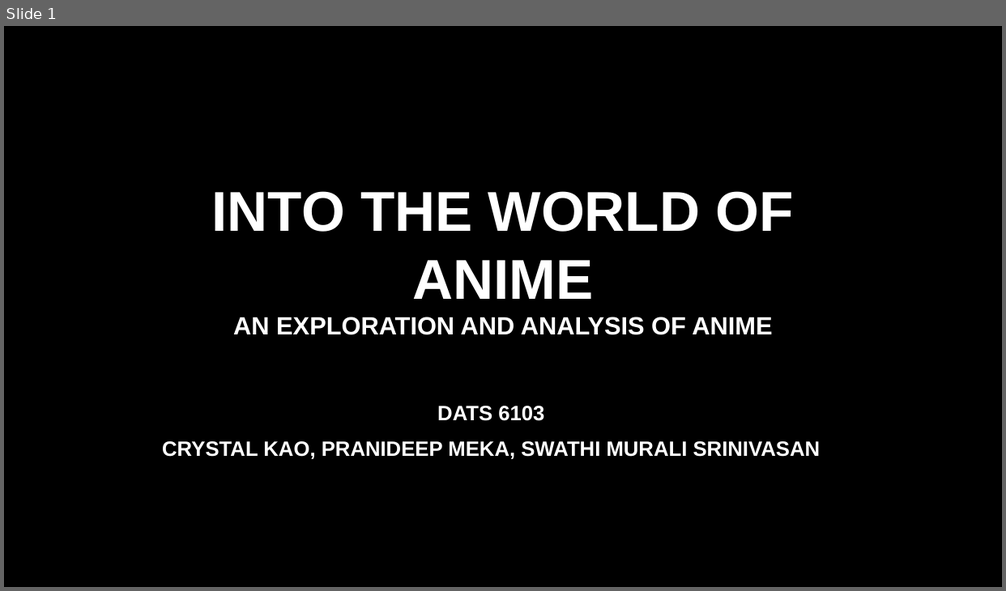
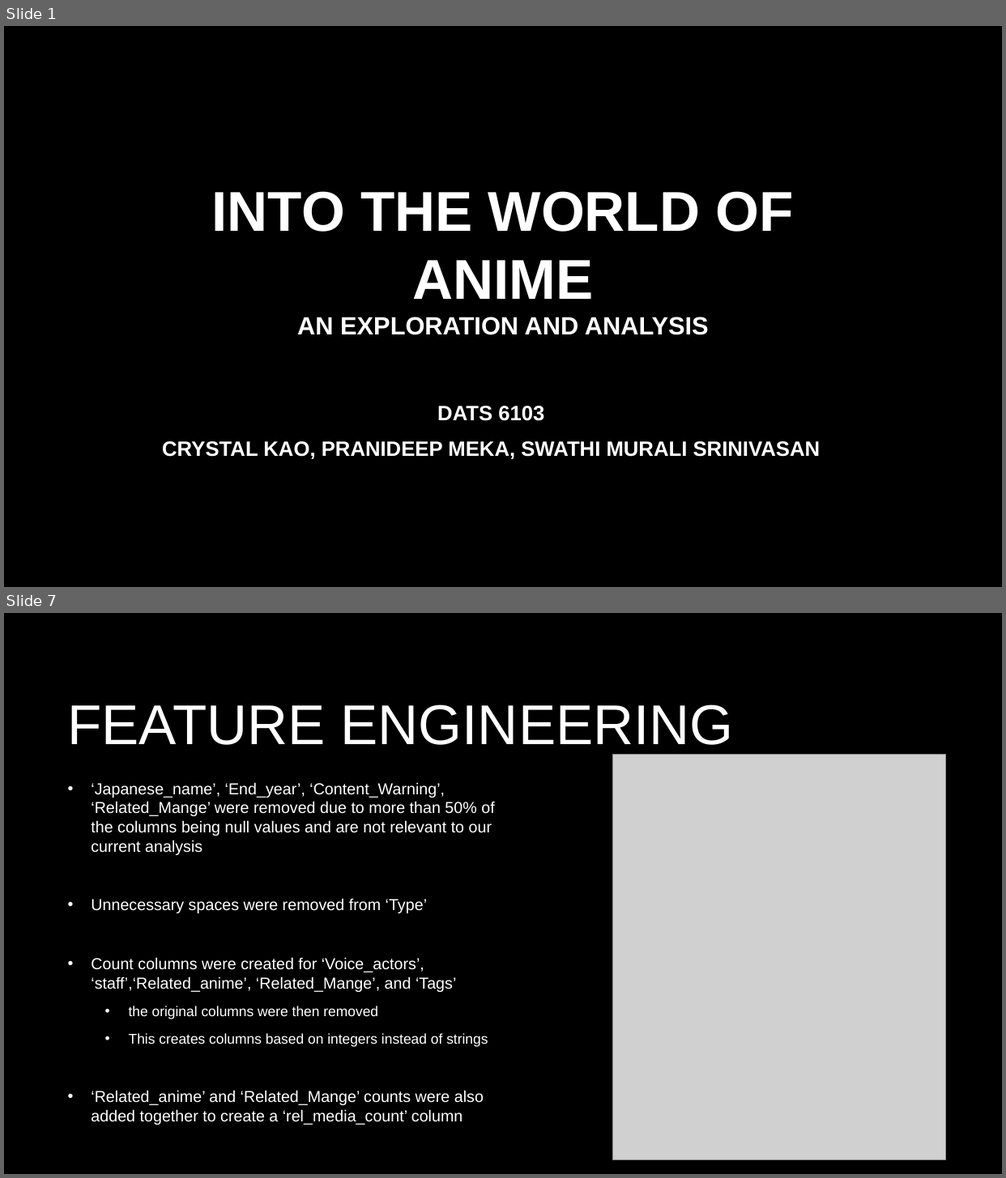
Before and after one commit to SwathiMurali/DATS-6103-T4, a slide deck: Anime_Presentation.pptx. Shown one above the other, each under a label of ours: slide 1 before the commit, slides 1 and 7 after it; the slides between them are not shown. The pictures are 1006x591 and 1006x1178 pixels, drawn with LibreOffice and Linux fonts; fonts in the diff are those of the drawing; grey boxes stand for pictures; background and template pictures are left out. Boxes give left, top, right and bottom in pixels: in the first picture for what was removed or moved away, otherwise in the second. Text is boxed around its words. In the diff, an @@ line names an element or a change of style, - is before the commit and + after.

Commit message:
Updated anime presentation

```diff
--- a/Anime_Presentation.pptx
+++ b/Anime_Presentation.pptx
@@ slide 7 added at bbox=[4, 613, 1002, 1174], background picture (left out) @@
@@ title added at bbox=[68, 705, 734, 755], 54 pt, text #FFFFFF @@
+FEATURE ENGINEERING
@@ picture added at bbox=[612, 754, 946, 1161] @@
@@ text added at bbox=[91, 782, 494, 1125], 15.3 pt, text #FFFFFF @@
+• ‘Japanese_name’, ‘End_year’, ‘Content_Warning’, ‘Related_Mange’ were removed due to more than 50% of the columns being null values and are not relevant to our current analysis
+• Unnecessary spaces were removed from ‘Type’
+• Count columns were created for ‘Voice_actors’, ‘staff’,‘Related_anime’, ‘Related_Mange’, and ‘Tags’
+  • the original columns were then removed
+  • This creates columns based on integers instead of strings
+• ‘Related_anime’ and ‘Related_Mange’ counts were also added together to create a ‘rel_media_count’ column
@@ slide 1 changed as well @@
@@ title at bbox=[212, 191, 793, 335]: text changed @@
-INTO THE WORLD OF ANIME
-AN EXPLORATION AND ANALYSIS OF ANIME
+INTO THE WORLD OF ANIME
+AN EXPLORATION AND ANALYSIS
```
Also in this commit, not shown: 24 other slides added, 1 slide removed.
